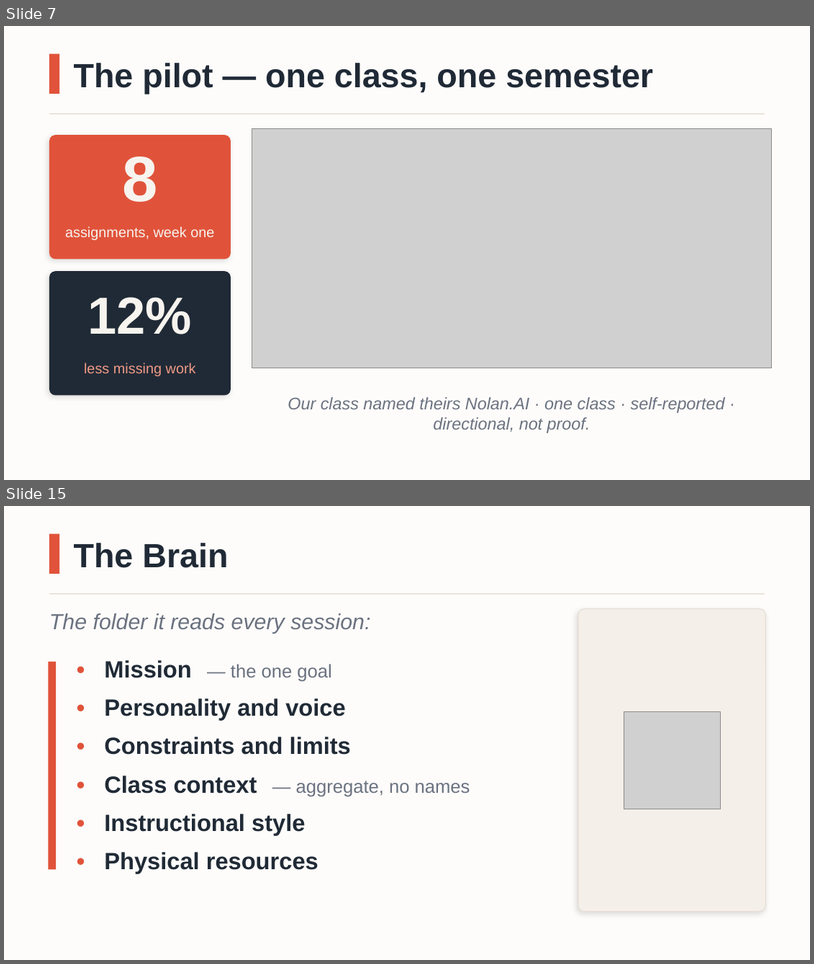
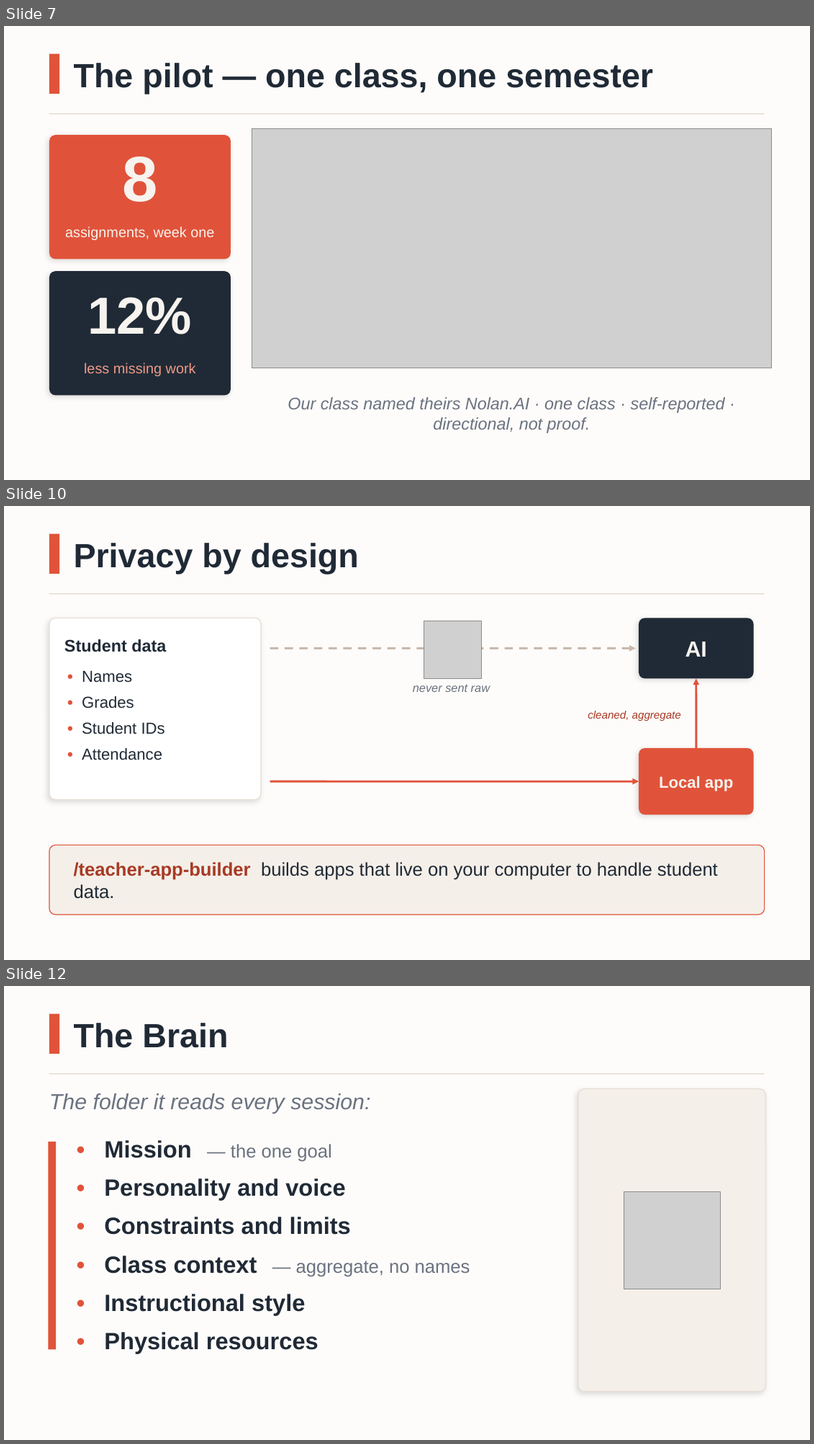
Before and after one commit to mattnupen/My-Classroom-Assistant, a slide deck: docs/MyClassroomAIbot-Overview-Coral.pptx. Shown one above the other, each under a label of ours: slides 7 and 15 before the commit, slides 7, 10 and 12 after it; the slides between them are not shown. The pictures are 814x964 and 814x1444 pixels, drawn with LibreOffice and Linux fonts; fonts in the diff are those of the drawing; grey boxes stand for pictures. Boxes give left, top, right and bottom in pixels: in the first picture for what was removed or moved away, otherwise in the second. Text is boxed around its words. In the diff, an @@ line names an element or a change of style, - is before the commit and + after.

Commit message:
updated apps

```diff
--- a/docs/MyClassroomAIbot-Overview-Coral.pptx
+++ b/docs/MyClassroomAIbot-Overview-Coral.pptx
@@ slide 10 added at (x1=4, y1=506, x2=810, y2=960), background #FDFCFA @@
@@ rectangle added at (x1=49, y1=534, x2=59, y2=574), fill #E0533A @@
@@ text added at (x1=74, y1=543, x2=359, y2=574), 40 pt, text #202A36, bold @@
+Privacy by design
@@ line added from (49, 594) to (765, 594), #E7DED4 1.25 pt @@
@@ rounded rectangle added at (x1=49, y1=618, x2=261, y2=800), fill #FFFFFF, outline #E7DED4 1 pt @@
@@ picture added at (x1=424, y1=621, x2=482, y2=678) @@
@@ rounded rectangle added at (x1=639, y1=618, x2=754, y2=678), fill #202A36 @@
@@ text added at (x1=64, y1=639, x2=166, y2=652), 20 pt, text #202A36, bold @@
+Student data
@@ arrow added from (270, 648) to (636, 648), #C9B9AD 2.5 pt dashed @@
@@ text added at (x1=686, y1=641, x2=707, y2=656), 26 pt, text #F7F3EE, bold @@
+AI
@@ text added at (x1=82, y1=670, x2=165, y2=760), 19 pt, text #202A36 @@
+• Names
+• Grades
+• Student IDs
+• Attendance
@@ arrow added from (697, 748) to (697, 678), #E0533A 2.5 pt @@
@@ text added at (x1=413, y1=684, x2=490, y2=692), 14 pt, text #6B7280, italic @@
+never sent raw
@@ text added at (x1=588, y1=710, x2=682, y2=721), 13 pt, text #A83A25, italic @@
+cleaned, aggregate
@@ rounded rectangle added at (x1=639, y1=748, x2=754, y2=815), fill #E0533A @@
@@ arrow added from (270, 781) to (639, 781), #E0533A 2.5 pt @@
@@ text added at (x1=659, y1=776, x2=733, y2=791), 19 pt, text #F7F3EE, bold @@
+Local app
@@ rounded rectangle added at (x1=49, y1=845, x2=765, y2=914), fill #F5EFE9, outline #E0533A 1 pt @@
@@ text added at (x1=74, y1=862, x2=718, y2=898), 22 pt, text #202A36 @@
+/teacher-app-builder builds apps that live on your computer to handle student data.
@@ what was slide 15 is now slide 12 @@
```
Also in this commit, not shown: 4 other slides added, 8 slides removed, 15 other files.
